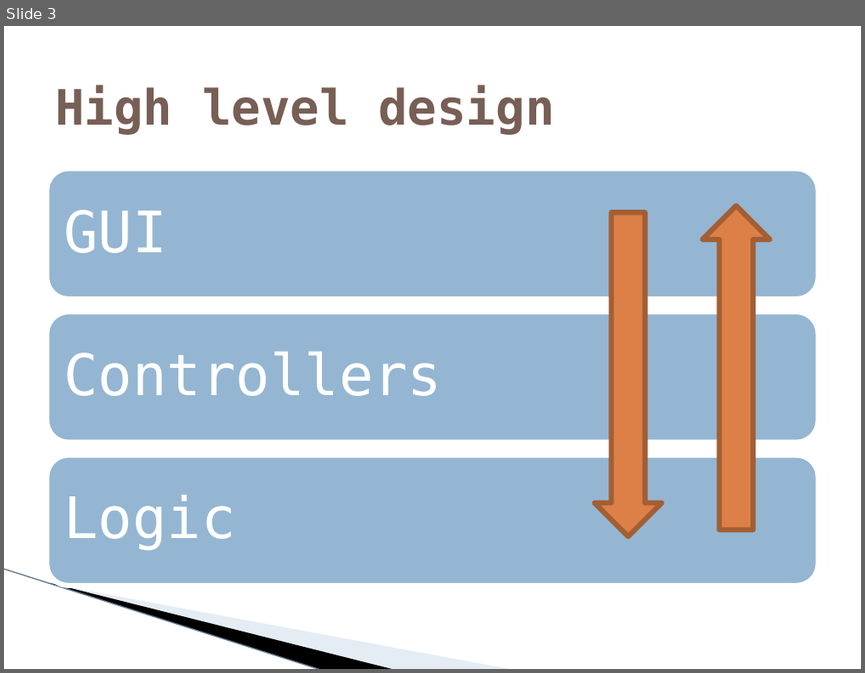
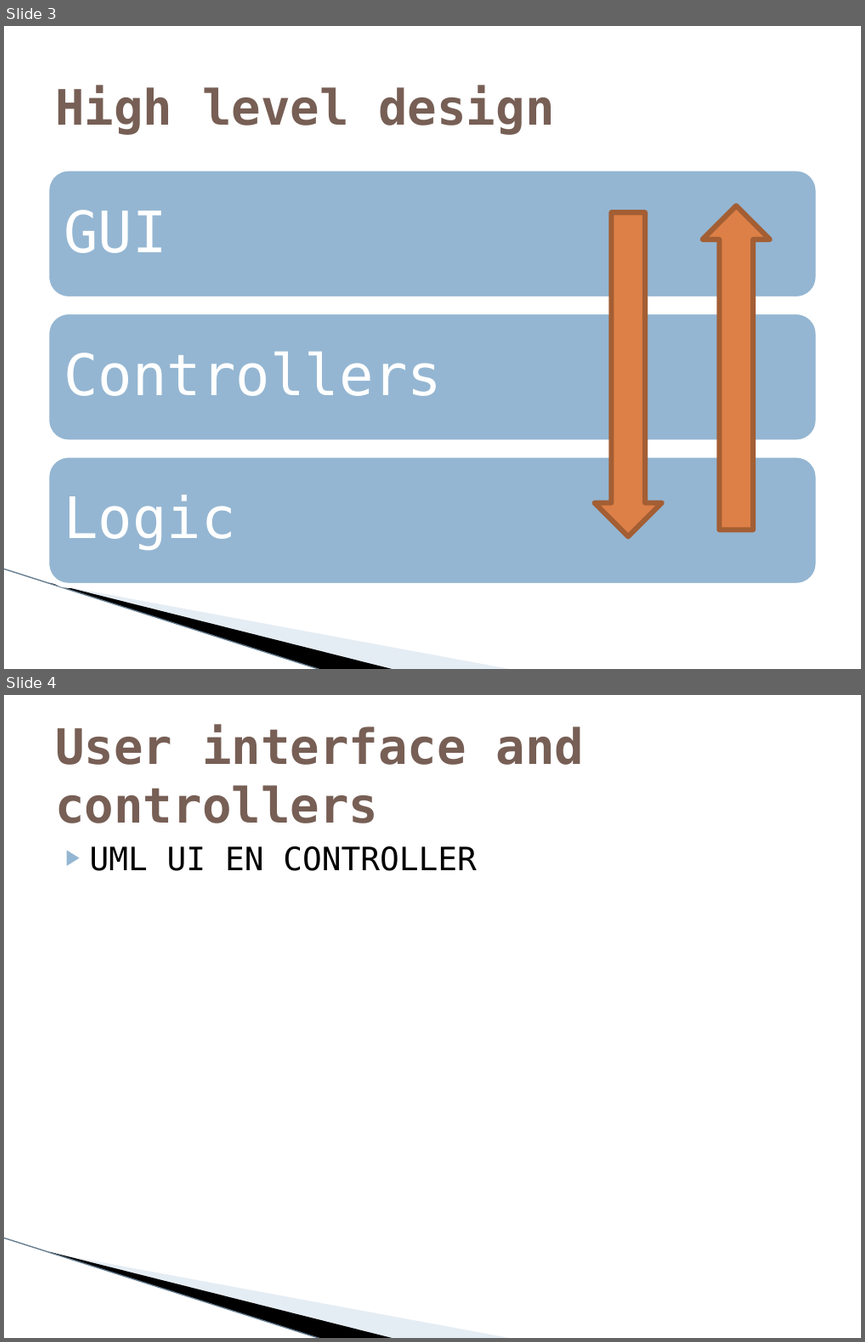
Before and after one commit to MichielAriens/assemassist12, a slide deck: Software Design.pptx. Shown one above the other, each under a label of ours: slide 3 before the commit, slides 3 and 4 after it. The pictures are 865x673 and 865x1342 pixels, drawn with LibreOffice and Linux fonts; fonts in the diff are those of the drawing; background and template pictures are left out. Boxes give left, top, right and bottom in pixels: in the first picture for what was removed or moved away, otherwise in the second. Text is boxed around its words. In the diff, an @@ line names an element or a change of style, - is before the commit and + after.

```diff
--- a/Software Design.pptx
+++ b/Software Design.pptx
@@ slide 4 added at bbox=[4, 695, 861, 1338], background #FFFFFF; not listed: 3 template elements that a slide beside it also shows @@
@@ title added at bbox=[55, 725, 585, 823], 41 pt, text #775F55, bold @@
+User interface and controllers
@@ text added at bbox=[90, 846, 477, 871], 27 pt, text #000000 @@
+▶ UML UI EN CONTROLLER
```
Also in this commit, not shown: 7 other slides added, 1 slide removed.
